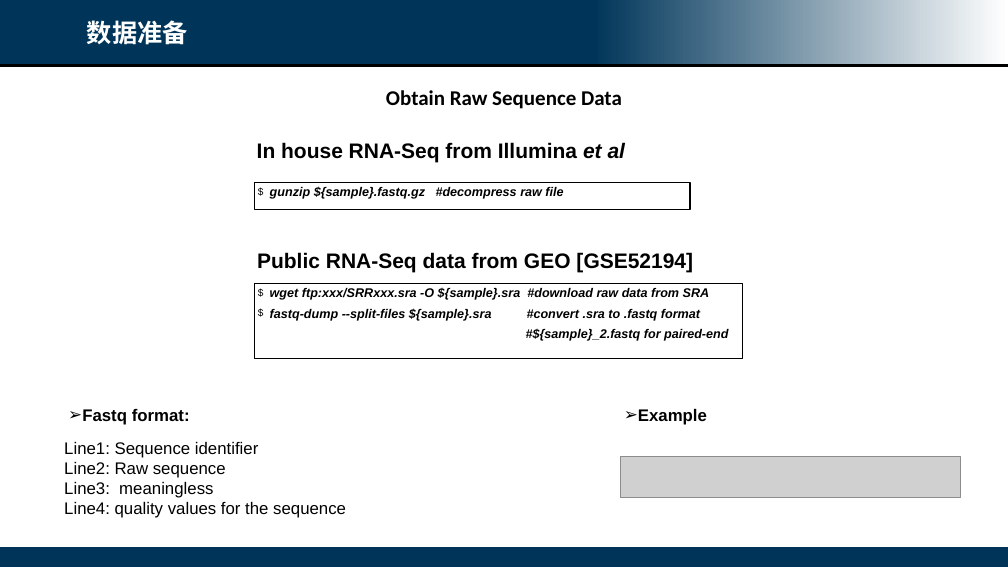
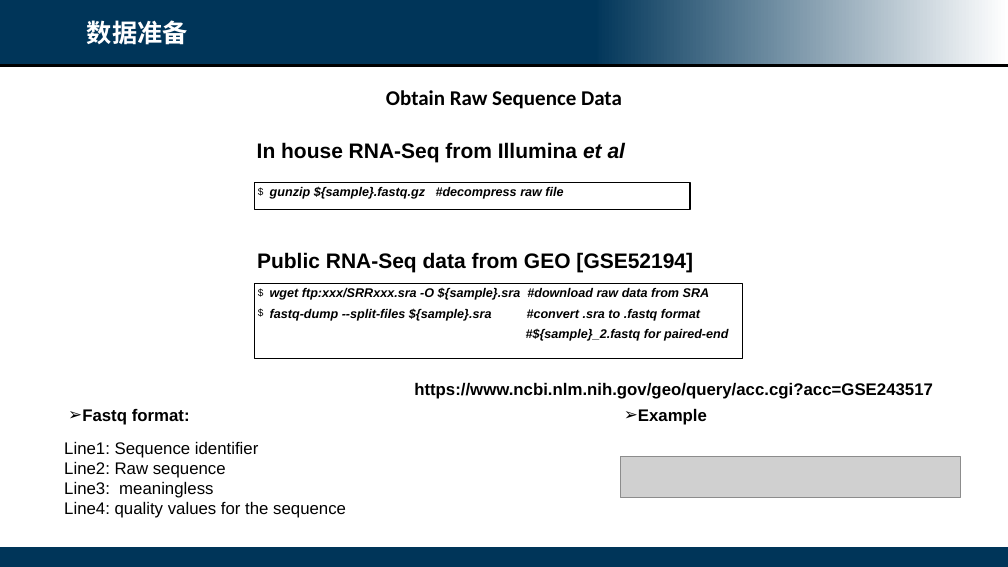
Before and after one commit to ChengchenZhao/CDesk, a slide deck: slide 10 of 1.RNAseq/RNAseqDataAnalysis.pptx. Drawn at 1008x567 pixels with LibreOffice and Linux fonts; fonts in the diff are those of the drawing; grey boxes stand for pictures; background and template pictures are left out. Boxes give left, top, right and bottom in pixels: in the first picture for what was removed or moved away, otherwise in the second. Text is boxed around its words. In the diff, an @@ line names an element or a change of style, - is before the commit and + after.

```diff
--- a/1.RNAseq/RNAseqDataAnalysis.pptx
+++ b/1.RNAseq/RNAseqDataAnalysis.pptx
@@ text added at [414,382,933,399], 32 pt, text #000000, bold @@
+https://www.ncbi.nlm.nih.gov/geo/query/acc.cgi?acc=GSE243517
```
Also in this commit, not shown: 4 other slides changed, 40 other files.
